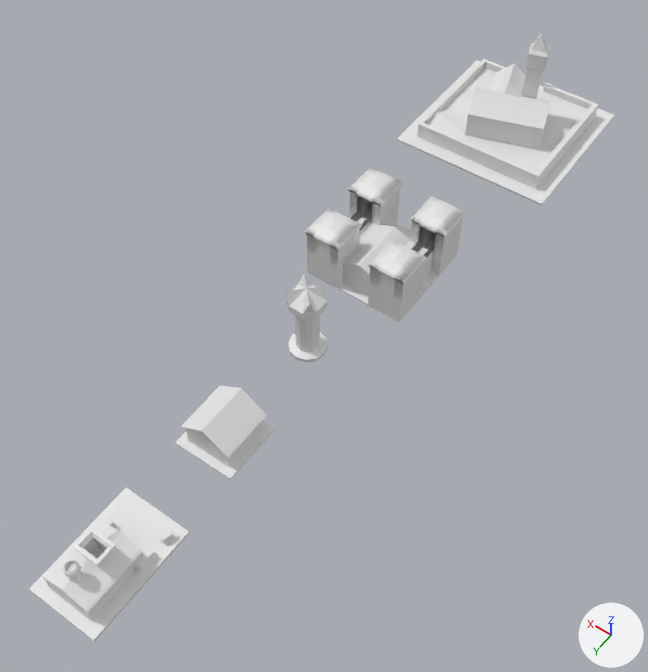
One commit to the FBX model Assets/Export/Buildings.fbx: the scene before it, then after it.
Camera for both pictures: a 50 mm camera at (-25.4, 94.7, 54.8) aimed at (-0.7, 60.2, 0.6). The axes (+X, +Y, +Z) are drawn at lower right. The lights are the same throughout. Where no turn or scale is listed for an object, it has been applied to the vertices. Vertices at the same position are counted once.

Objects in the first picture: 'Barracks', 'Blacksmiths', 'FarmHouse', 'Tower', 'TownHall'.
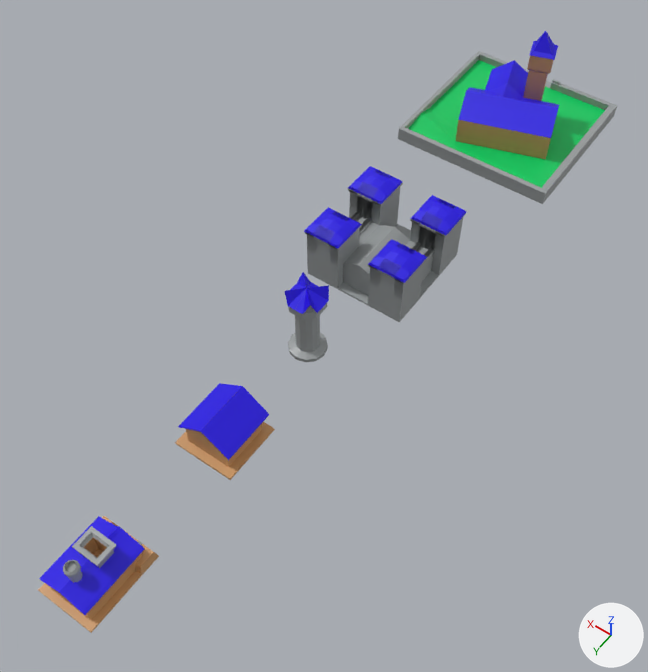
Commit message: INZ-166 New buildings

What changed in the scene script:
```text
Change me_plane_003:
    remove me_plane_003.from_pydata(...)  # 766 vertices, 727 faces; spans x -7.5..7.5, y -7.5..7.5, z 0.0..9.6
    add me_plane_003.from_pydata(...)  # 685 vertices, 636 faces; spans x -7.5..7.4, y -8.7..7.4, z 0.1..9.6
    me_plane_003 part 15: 766 vertices removed from x -7.5..7.5, y -7.5..7.5, z 0.0..9.6; 685 vertices added at x -7.5..7.4, y -8.7..7.4, z 0.1..9.6
    add me_plane_003.materials.append(mat_unitcolor)  # blue #2200e7
    add me_plane_003.materials.append(mat_stone)  # grey #9a9fa0
    add me_plane_003.materials.append(mat_wood)  # orange #cc9966
    add me_plane_003.materials.append(mat_grass)  # green #00cc62
Change me_plane_004:
    remove me_plane_004.from_pydata(...)  # 960 vertices, 1033 faces; spans x -4.57..4.57, y -4.54..4.57, z 0.0..5.63
    add me_plane_004.from_pydata(...)  # 1288 vertices, 1289 faces; spans x -4.62..4.62, y -4.58..4.61, z 0.0..5.69
    me_plane_004 part 3: a new loose piece of 41 vertices spanning x 1.37..4.49, y -4.58..-1.37, z 4.91..5.69, in mat_unitcolor (blue #2200e7)
    me_plane_004 part 4: a new loose piece of 41 vertices spanning x -4.62..-1.5, y -4.58..-1.37, z 4.91..5.69, in mat_unitcolor (blue #2200e7)
    me_plane_004 part 5: a new loose piece of 41 vertices spanning x -4.62..-1.5, y 1.41..4.61, z 4.91..5.69, in mat_unitcolor (blue #2200e7)
    me_plane_004 part 6: a new loose piece of 41 vertices spanning x 1.37..4.49, y 1.41..4.61, z 4.91..5.69, in mat_unitcolor (blue #2200e7)
    me_plane_004 part 7: a new loose piece of 41 vertices spanning x -4.49..-1.37, y -4.58..-1.37, z 4.91..5.69, in mat_unitcolor (blue #2200e7)
    me_plane_004 part 8: a new loose piece of 41 vertices spanning x 1.5..4.62, y -4.58..-1.37, z 4.91..5.69, in mat_unitcolor (blue #2200e7)
    me_plane_004 part 9: a new loose piece of 41 vertices spanning x 1.5..4.62, y 1.41..4.61, z 4.91..5.69, in mat_unitcolor (blue #2200e7)
    me_plane_004 part 10: a new loose piece of 41 vertices spanning x -4.49..-1.37, y 1.41..4.61, z 4.91..5.69, in mat_unitcolor (blue #2200e7)
    me_plane_004 part 11: 1033 faces spanning x -4.57..4.57, y -4.54..4.57, z 0.0..5.63 switch from no material to mat_stone (grey #9a9fa0)
    add me_plane_004.materials.append(mat_unitcolor)  # blue #2200e7
Change me_plane_002:
    remove me_plane_002.from_pydata(...)  # 899 vertices, 833 faces; spans x -2.82..2.82, y -4.43..4.43, z 0.0..3.95
    add me_plane_002.from_pydata(...)  # 1137 vertices, 1013 faces; spans x -2.3..2.3, y -2.01..4.14, z 0.12..3.95
    me_plane_002 part 16: a new loose piece of 230 vertices spanning x -1.96..1.96, y -1.44..3.84, z 1.8..2.95, in mat_unitcolor (blue #2200e7)
    me_plane_002 part 17: a new loose piece of 72 vertices spanning x -1.07..1.07, y -0.24..1.45, z 2.29..3.45, in mat_stone (grey #9a9fa0)
    me_plane_002 part 18: 8 vertices moved from x -1.79..1.79, y 4.43, z 0.28 to x -1.79..1.79, y 4.14, z 0.28; 281 vertices removed from x -2.82..2.82, y -4.43..4.43, z 0.0..0.95; 36 vertices added at x -2.3..2.3, y -2.01..4.14, z 0.12..0.28
    me_plane_002 part 19: 86 faces spanning x -0.56..0.46, y 1.99..3.01, z 2.25..3.95 switch from no material to mat_stone (grey #9a9fa0)
    me_plane_002 part 20: 460 faces spanning x -2.3..2.3, y -2.01..4.14, z 0.28..3.41 switch from no material to mat_wood (orange #cc9966)
    add me_plane_002.materials.append(mat_unitcolor)  # blue #2200e7
Change me_plane_005:
    remove me_plane_005.from_pydata(...)  # 385 vertices, 309 faces; spans x -2.5..2.5, y -2.5..2.5, z 0.0..3.42
    add me_plane_005.from_pydata(...)  # 435 vertices, 343 faces; spans x -2.5..2.5, y -2.5..2.5, z 0.0..3.54
    me_plane_005 part 12: a new loose piece of 24 vertices spanning x 0.01..2.26, y -2.36..2.13, z 1.92..3.54, in mat_unitcolor (blue #2200e7)
    me_plane_005 part 13: a new loose piece of 24 vertices spanning x -2.26..-0.01, y -2.36..2.13, z 1.92..3.54, in mat_unitcolor (blue #2200e7)
    me_plane_005 part 14: 309 faces spanning x -2.5..2.5, y -2.5..2.5, z 0.0..3.42 switch from no material to mat_wood (orange #cc9966)
    add me_plane_005.materials.append(mat_unitcolor)  # blue #2200e7
Change me_cylinder_002:
    remove me_cylinder_002.from_pydata(...)  # 101 vertices, 102 faces; spans x -1.52..1.52, y -1.52..1.52, z -0.06..6.73
    add me_cylinder_002.from_pydata(...)  # 121 vertices, 118 faces; spans x -1.52..1.52, y -1.52..1.52, z -0.06..6.78
    me_cylinder_002 part 1
    20 vertices are added at x -1.44..1.44, y -1.41..1.41, z 5.69..6.78
    16 new faces join them, mat_unitcolor (blue #2200e7)
    me_cylinder_002 part 2: 102 faces spanning x -1.52..1.52, y -1.52..1.52, z -0.06..6.73 switch from no material to mat_stone (grey #9a9fa0)
    add me_cylinder_002.materials.append(mat_unitcolor)  # blue #2200e7
```

Where the change shows, as pixel boxes [x1, y1, x2, y2] in the pictures (648 x 672 px):
'TownHall', reshaped
    before: [397, 33, 614, 206]
    after: [398, 31, 617, 204]
'Barracks', reshaped
    before: [305, 167, 466, 322]
    after: [304, 166, 466, 322]
'Blacksmiths', reshaped (24% narrower, 24% shorter)
    before: [29, 487, 189, 642]
    after: [38, 516, 159, 633]
'FarmHouse', reshaped
    before: [175, 386, 275, 480]
    after: [175, 383, 275, 480]
'Tower', reshaped
    before: [286, 273, 328, 362]
    after: [285, 272, 329, 362]
part 1 of me_cylinder_002, added (blue)
    after: [285, 272, 329, 314]
part 2 of me_cylinder_002, recoloured
    both: [288, 286, 328, 362]
part 3 of me_plane_004, added (blue)
    after: [350, 170, 402, 204]
part 4 of me_plane_004, added (blue)
    after: [413, 200, 466, 235]
part 5 of me_plane_004, added (blue)
    after: [370, 244, 427, 283]
part 6 of me_plane_004, added (blue)
    after: [305, 213, 362, 249]
part 7 of me_plane_004, added (blue)
    after: [411, 195, 460, 234]
part 8 of me_plane_004, added (blue)
    after: [348, 166, 396, 203]
part 9 of me_plane_004, added (blue)
    after: [304, 207, 354, 248]
part 10 of me_plane_004, added (blue)
    after: [368, 239, 420, 282]
part 11 of me_plane_004, recoloured
    both: [305, 183, 465, 322]
part 12 of me_plane_005, added (blue)
    after: [178, 383, 242, 432]
part 13 of me_plane_005, added (blue)
    after: [201, 386, 269, 460]
part 14 of me_plane_005, recoloured (white to orange)
    before: [175, 386, 275, 480]
    after: [175, 391, 275, 480]
part 16 of me_plane_002, added (blue)
    after: [39, 516, 144, 615]
part 17 of me_plane_002, added
    after: [72, 526, 117, 568]
part 18 of me_plane_002, cut back
    before: [29, 487, 189, 642]
    after: [38, 555, 159, 633]
part 19 of me_plane_002, recoloured
    both: [63, 560, 82, 582]
part 20 of me_plane_002, recoloured
    before: [42, 516, 158, 625]
    after: [44, 516, 158, 625]
